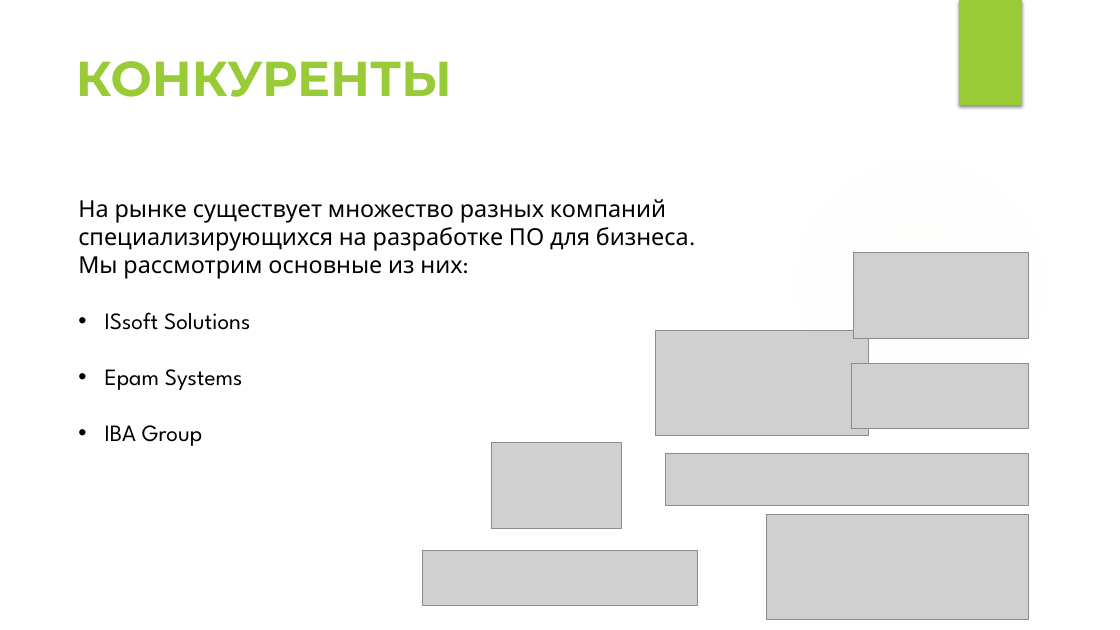
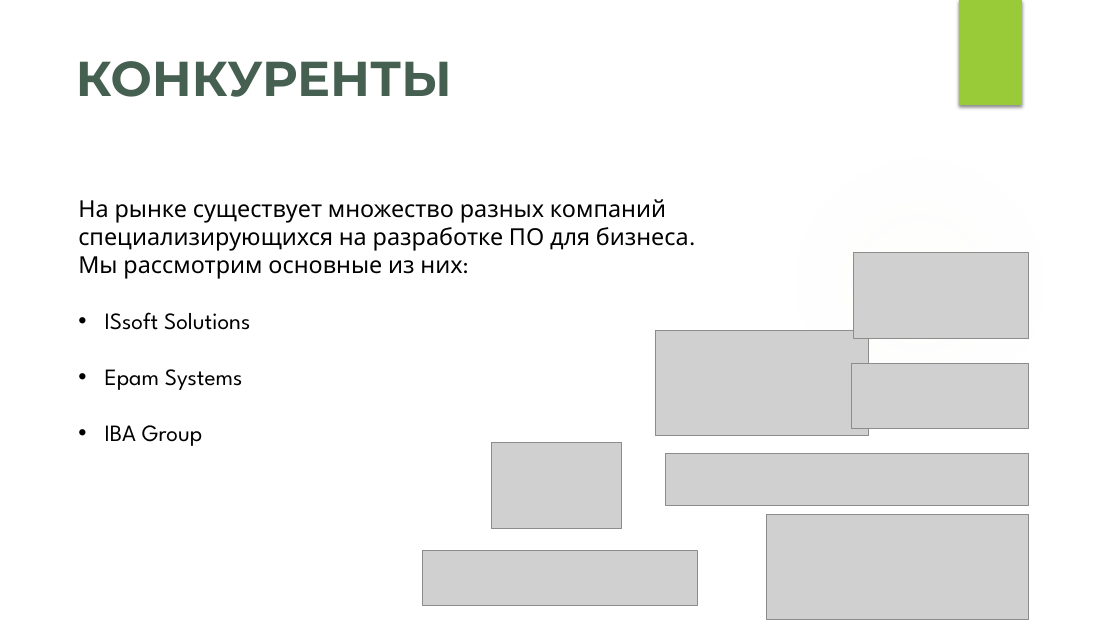
Before and after one commit to kharbacheuski/BSUIR_LABS, a slide deck: slide 3 of 5_term/МППиУ/SOFT_FX_PRES_2.pptx. Drawn at 1120x630 pixels with LibreOffice and Linux fonts; fonts in the diff are those of the drawing; grey boxes stand for pictures; background and template pictures are left out. Boxes give left, top, right and bottom in pixels: in the first picture for what was removed or moved away, otherwise in the second. Text is boxed around its words. In the diff, an @@ line names an element or a change of style, - is before the commit and + after.

```diff
--- a/5_term/МППиУ/SOFT_FX_PRES_2.pptx
+++ b/5_term/МППиУ/SOFT_FX_PRES_2.pptx
@@ title "КОНКУРЕНТЫ" at [76,61,452,97]: text colour #99CB38 to #455F51 @@
```
Also in this commit, not shown: 2 other slides changed, 3 slides added, 1 slide removed, 4 other files.
